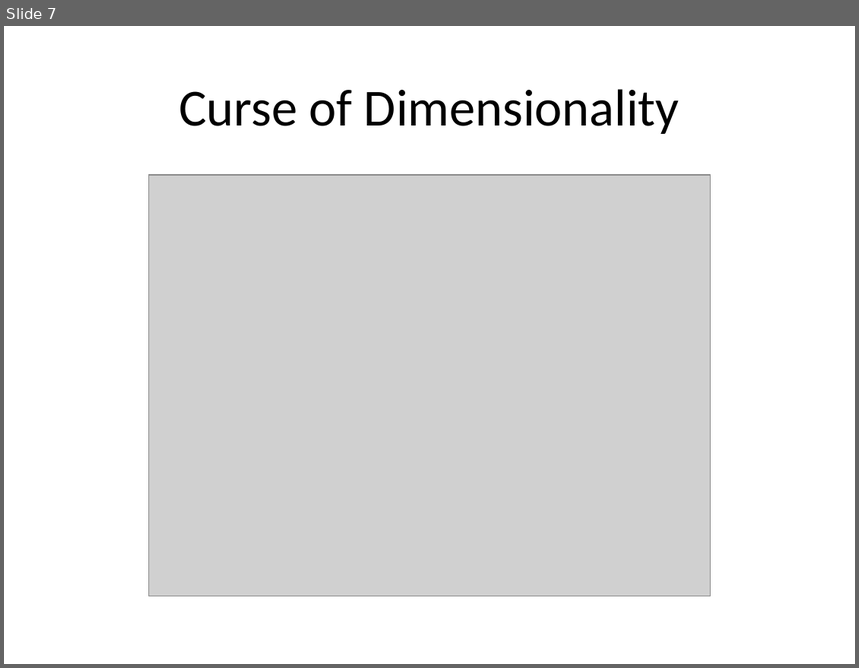
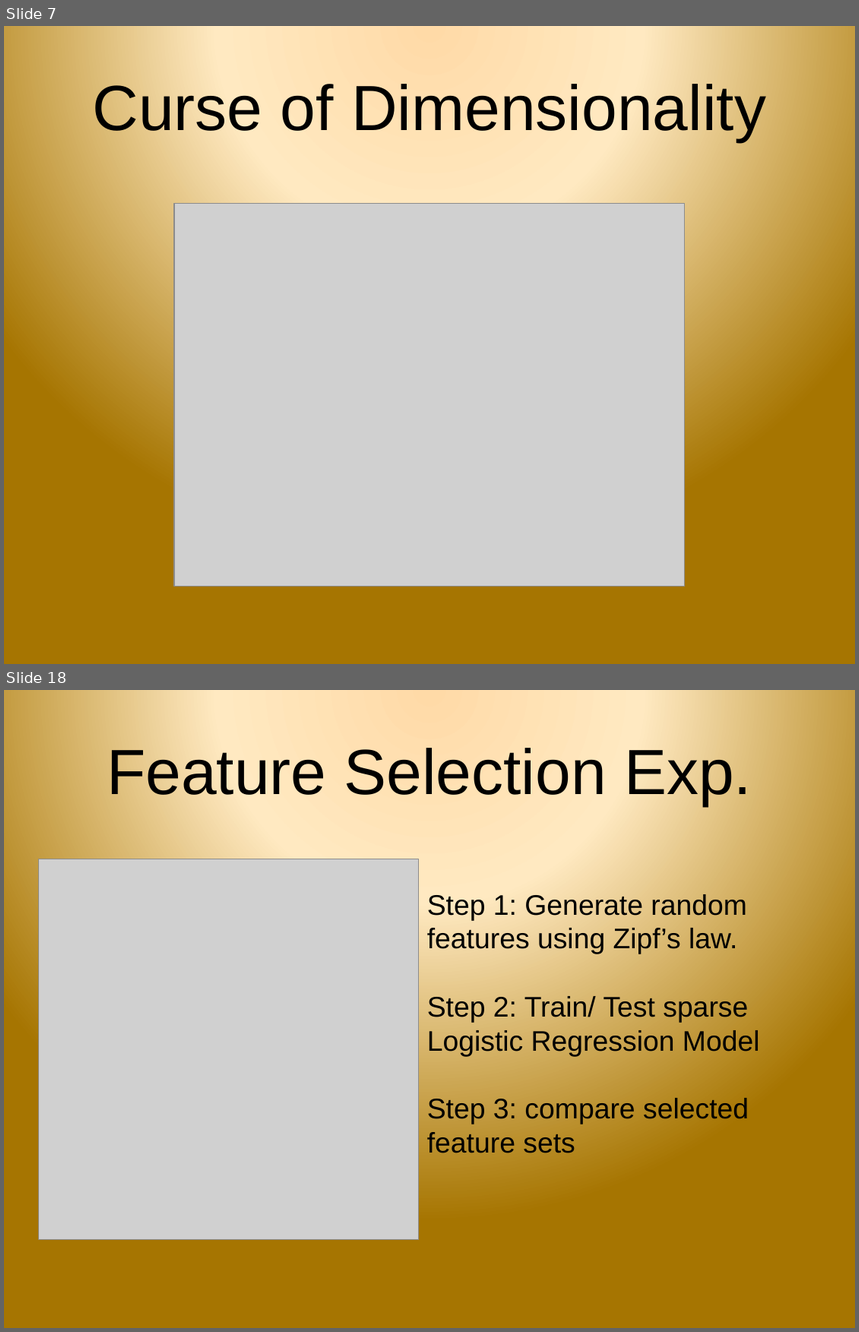
Before and after one commit to samanz/High-Dimensional-Classification, a slide deck: progressReport.pptx. Shown one above the other, each under a label of ours: slide 7 before the commit, slides 7 and 18 after it; the slides between them are not shown. The pictures are 859x668 and 859x1332 pixels, drawn with LibreOffice and Linux fonts; fonts in the diff are those of the drawing; grey boxes stand for pictures; background and template pictures are left out. Boxes give left, top, right and bottom in pixels: in the first picture for what was removed or moved away, otherwise in the second. Text is boxed around its words. In the diff, an @@ line names an element or a change of style, - is before the commit and + after.

```diff
--- a/progressReport.pptx
+++ b/progressReport.pptx
@@ slide 18 added at [4,690,855,1328], background picture (left out) @@
@@ title added at [107,743,752,806], 54 pt, text #000000 @@
+Feature Selection Exp.
@@ picture added at [39,859,420,1240] @@
@@ text added at [427,894,760,1154], 24 pt, text #000000 @@
+Step 1: Generate random features using Zipf’s law.
+Step 2: Train/ Test sparse Logistic Regression Model
+Step 3: compare selected feature sets
@@ slide 7 changed as well @@
@@ background #FFFFFF to picture (left out) @@
@@ title "Curse of Dimensionality": place and size @@
-title "Curse of Dimensionality" at [179,89,680,134]
+title "Curse of Dimensionality" at [92,79,766,142]
@@ title "Curse of Dimensionality" at [92,79,766,142]: size 44 to 54 pt, font Calibri to Arial @@
@@ picture: place and size @@
-picture at [148,175,711,596]
+picture at [174,203,685,586]
```
Also in this commit, not shown: 6 other slides changed, 13 other slides added, 7 slides removed.
